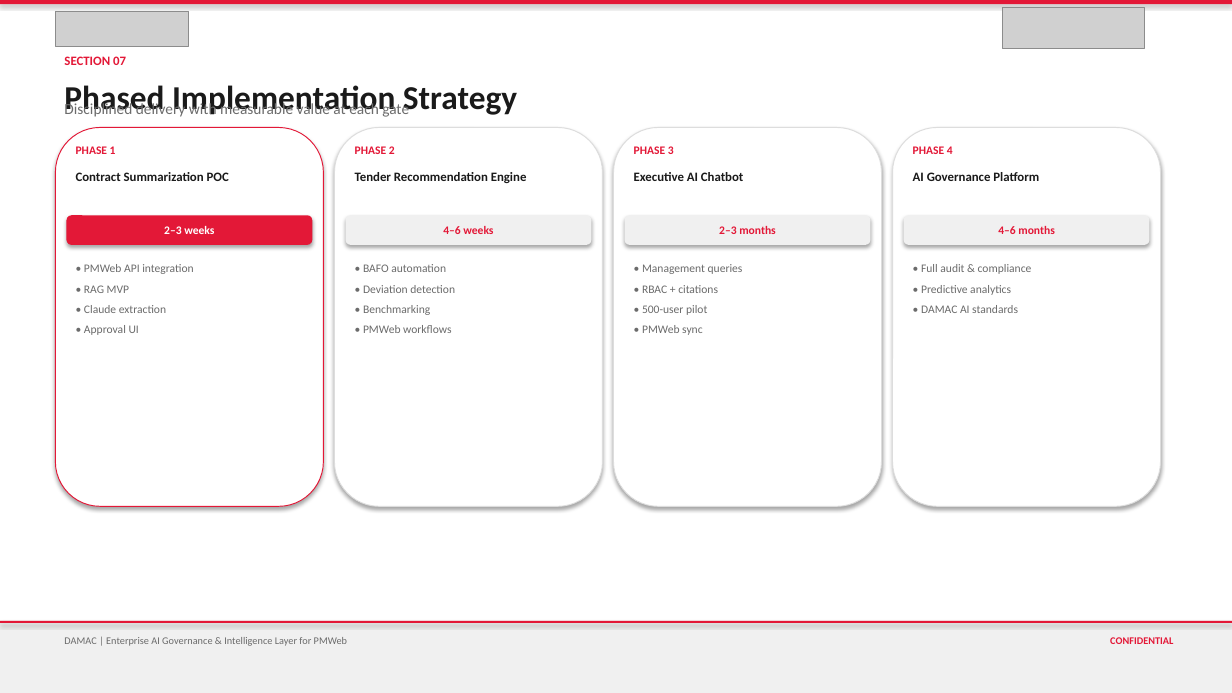
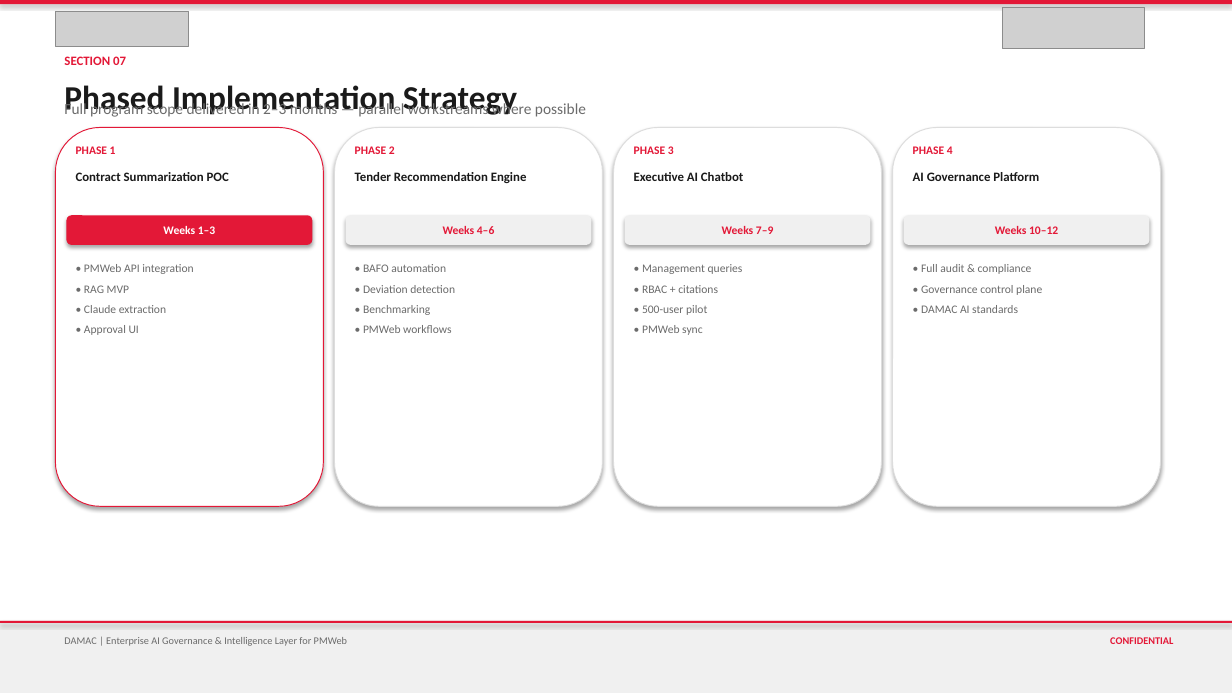
Before and after one commit to vishnushankar9024/procurehubibi, a slide deck: slide 26 of output/DAMAC_PMWeb_AI_Governance_Intelligence_Layer.pptx. Drawn at 1232x693 pixels with LibreOffice and Linux fonts; fonts in the diff are those of the drawing; grey boxes stand for pictures. Boxes give left, top, right and bottom in pixels: in the first picture for what was removed or moved away, otherwise in the second. Text is boxed around its words. In the diff, an @@ line names an element or a change of style, - is before the commit and + after.

```diff
--- a/output/DAMAC_PMWeb_AI_Governance_Intelligence_Layer.pptx
+++ b/output/DAMAC_PMWeb_AI_Governance_Intelligence_Layer.pptx
@@ text at bbox=[64, 101, 586, 117]: text changed @@
-Disciplined delivery with measurable value at each gate
+Full program scope delivered in 2–3 months — parallel workstreams where possible
@@ text at bbox=[163, 226, 215, 234]: text changed @@
-2–3 weeks
+Weeks 1–3
@@ text at bbox=[443, 226, 494, 234]: text changed @@
-4–6 weeks
+Weeks 4–6
@@ text at bbox=[722, 226, 773, 234]: text changed @@
-2–3 months
+Weeks 7–9
@@ text at bbox=[995, 226, 1058, 234]: text changed @@
-4–6 months
+Weeks 10–12
@@ text at bbox=[921, 285, 1042, 295]: text changed @@
-• Predictive analytics
+• Governance control plane
```
Also in this commit, not shown: 4 other slides changed, 1 slide added, 3 other files.
